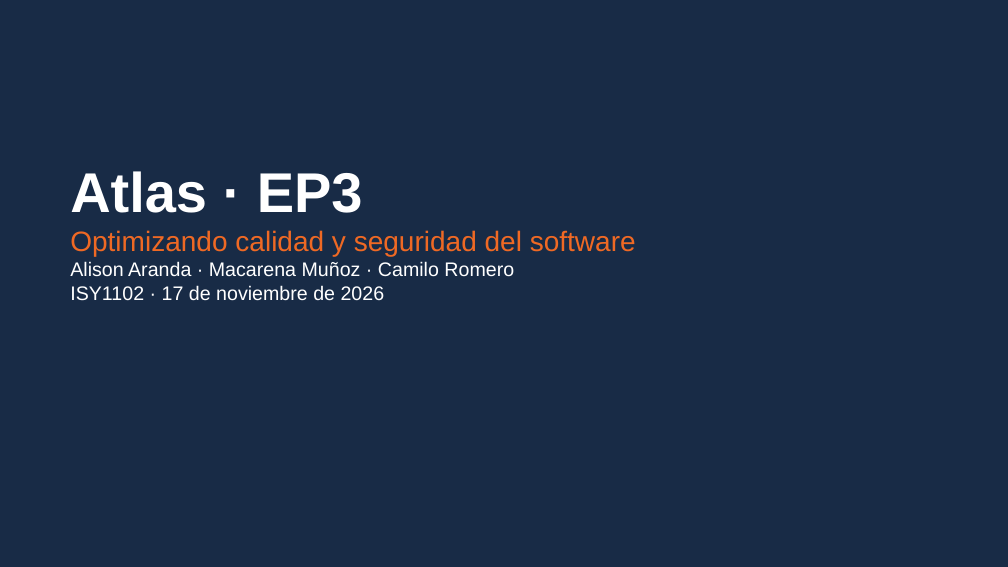
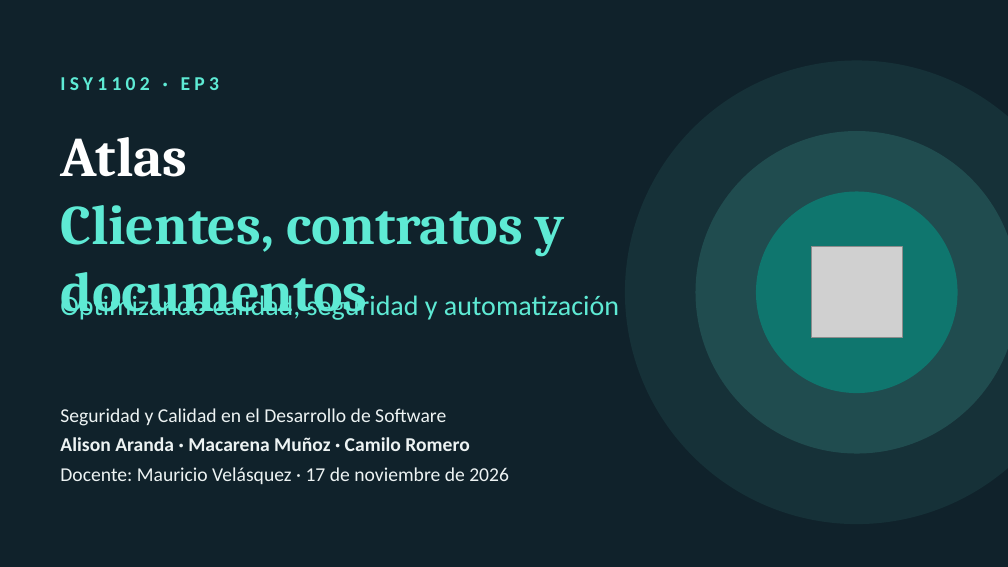
Before and after one commit to milotkg2/seguridad-calidad-software-ev3-atlas, a slide deck: slide 1 of entrega/Presentacion_EP3_Atlas.pptx. Drawn at 1008x567 pixels with LibreOffice and Linux fonts; fonts in the diff are those of the drawing; grey boxes stand for pictures. Boxes give left, top, right and bottom in pixels: in the first picture for what was removed or moved away, otherwise in the second. Text is boxed around its words. In the diff, an @@ line names an element or a change of style, - is before the commit and + after.

```diff
--- a/entrega/Presentacion_EP3_Atlas.pptx
+++ b/entrega/Presentacion_EP3_Atlas.pptx
@@ background #FFFFFF to #10222B @@
@@ rectangle removed at (0,0,1008,566) @@
@@ text added at (60,77,219,90), 14 pt, text #5EEAD4, bold @@
+ISY1102 · EP3
@@ ellipse added at (625,60,1008,524), fill #5EEAD4 at 8% opacity @@
@@ text added at (60,137,565,320), 40 pt, text #5EEAD4, bold @@
+Atlas
+Clientes, contratos y documentos
@@ ellipse added at (696,131,1008,454), fill #5EEAD4 at 15% opacity @@
@@ ellipse added at (756,192,958,393), fill #0F766E @@
@@ picture added at (811,247,902,338) @@
@@ text added at (60,292,619,322), 20 pt, text #5EEAD4 @@
+Optimizando calidad, seguridad y automatización
@@ text at (60,408,509,484): text changed; font Arial to Calibri; text colour #FFFFFF to #EDF3F3 @@
-Atlas · EP3
-Optimizando calidad y seguridad del software
-Alison Aranda · Macarena Muñoz · Camilo Romero
-ISY1102 · 17 de noviembre de 2026
+Seguridad y Calidad en el Desarrollo de Software
+Alison Aranda · Macarena Muñoz · Camilo Romero
+Docente: Mauricio Velásquez · 17 de noviembre de 2026
```
Also in this commit, not shown: 1 other slide changed, 11 slides added, 11 slides removed, 1 other file.
